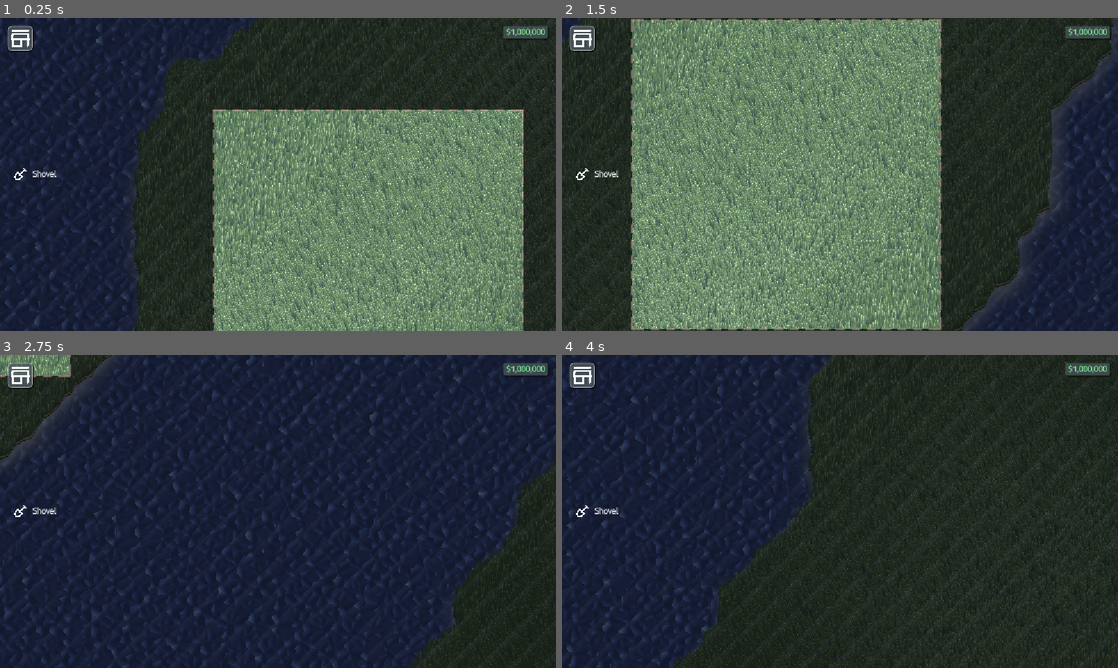
Above: before the commit, frames 1-4 (two rows, left to right).
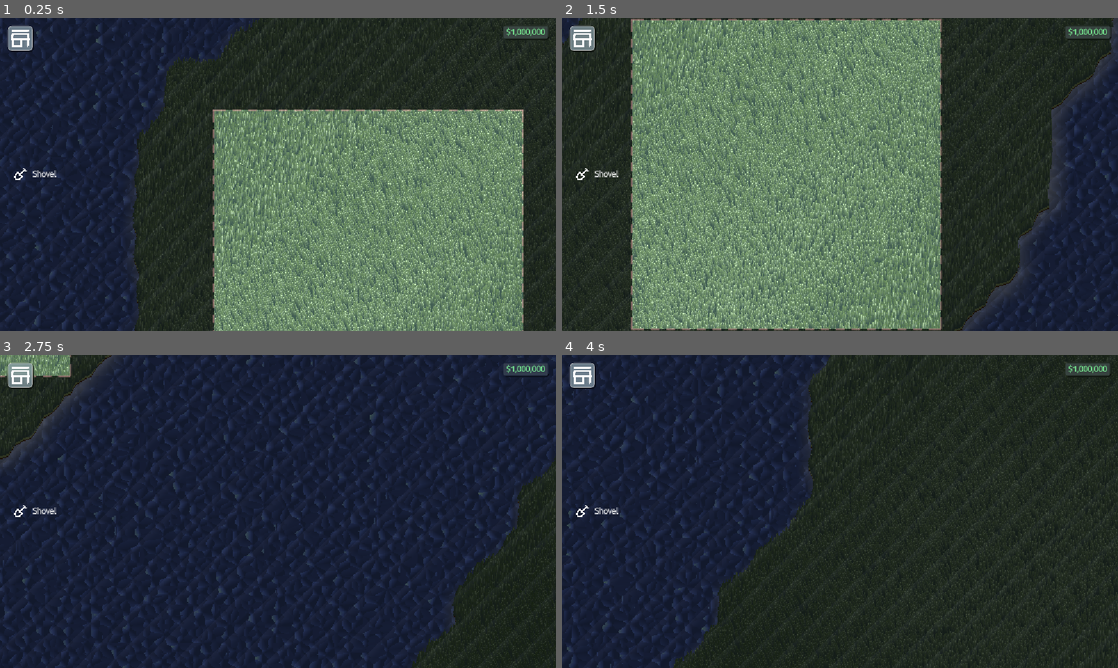
Above: after the commit, the same moments.

Repository: Glitch752/FarmAndFortune
Game: Godot game, scene res://scenes/Level.tscn
The game is run twice, just before and just after one commit, with the same random seed, the same clock (stepped at 60 frames per second) and the same inputs.
Inputs (mouse positions are in pixels of both pictures, inside the frame that each line leads up to):
- Up to frame 1 (0.25 s): no input
- Up to frame 2 (1.5 s): click (584, 36) at 0.52 s; tap Enter at 1.25 s; move the mouse to (962, 158) at 1.27 s; hold D (move_right) from 1.28 s (still down); tap Alt at 1.35 s
- Up to frame 3 (2.75 s): move the mouse to (166, 527) at 2.02 s; release D (move_right) at 2.03 s; hold S (move_down) from 2.03 s (still down); tap Shift at 2.1 s
- Up to frame 4 (4 s): move the mouse to (895, 442) at 2.77 s; release S (move_down) at 2.78 s; hold D (move_right) 2.78-3.53 s; tap Alt at 2.85 s; move the mouse to (812, 574) at 3.52 s; hold W (move_up) from 3.53 s (still down); tap Shift at 3.6 s

The runs differ from the first frame. In frame 1, 0.2% of the frame differs, in the area x 1-6%, y 2-11%; in frame 2, 0.2%; in frame 3, 0.2%, in the area x 1-97%, y 2-11%; in frame 4, 0.2%.

Commit message:
Better UI style components

Diff:
--- /dev/null
+++ b/graphics/glassblur.gdshader
@@ -0,0 +1,16 @@
+shader_type canvas_item;
+
+uniform sampler2D screen_texture : hint_screen_texture, filter_linear_mipmap;
+uniform float blur = 2.0;
+
+vec4 alpha_blend(vec4 base, vec4 overlay) {
+    float alpha = overlay.a;
+    return vec4(
+        mix(base.rgb, overlay.rgb, alpha),
+        max(base.a, overlay.a)
+    );
+}
+
+void fragment() {
+    COLOR = alpha_blend(texture(screen_texture, SCREEN_UV, blur), COLOR);
+}
--- a/scenes/LevelInterface.tscn
+++ b/scenes/LevelInterface.tscn
@@ -1,8 +1,9 @@
-[gd_scene load_steps=6 format=3 uid="uid://c7m6n2cj5286m"]
+[gd_scene load_steps=7 format=3 uid="uid://c7m6n2cj5286m"]
 
 [ext_resource type="Theme" uid="uid://chyuq11b71wpt" path="res://ui/uiTheme.tres" id="1_xdkid"]
+[ext_resource type="Material" uid="uid://4p2g18w6yasx" path="res://ui/panelBlur.tres" id="2_5idoe"]
 [ext_resource type="StyleBox" uid="uid://dwmkl21pqn0ad" path="res://ui/primaryPanel.tres" id="2_msvpg"]
-[ext_resource type="Texture2D" uid="uid://rbmahqeahnf6" path="res://ui/icons/store.png" id="3_msvpg"]
+[ext_resource type="PackedScene" uid="uid://bfttmmdwpwctf" path="res://ui/BlurButton.tscn" id="4_5idoe"]
 [ext_resource type="PackedScene" uid="uid://c0qm7ovj3aec4" path="res://ui/ToolButton.tscn" id="4_x080e"]
 
 [sub_resource type="LabelSettings" id="LabelSettings_xdkid"]
@@ -29,6 +30,7 @@
 grow_horizontal = 0
 
 [node name="PanelContainer" type="PanelContainer" parent="Stats"]
+material = ExtResource("2_5idoe")
 layout_mode = 2
 theme = ExtResource("1_xdkid")
 theme_override_styles/panel = ExtResource("2_msvpg")
@@ -45,12 +47,8 @@
 offset_right = 56.0
 offset_bottom = 56.0
 
-[node name="Button" type="Button" parent="Buttons"]
-custom_minimum_size = Vector2(52, 52)
+[node name="PanelContainer" parent="Buttons" instance=ExtResource("4_5idoe")]
 layout_mode = 2
-icon = ExtResource("3_msvpg")
-icon_alignment = 1
-expand_icon = true
 
 [node name="Tools" type="VBoxContainer" parent="."]
 layout_mode = 1
--- /dev/null
+++ b/ui/BlurButton.tscn
@@ -0,0 +1,25 @@
+[gd_scene load_steps=7 format=3 uid="uid://bfttmmdwpwctf"]
+
+[ext_resource type="Material" uid="uid://4p2g18w6yasx" path="res://ui/panelBlur.tres" id="1_7i3ss"]
+[ext_resource type="StyleBox" uid="uid://bdd81p0708w5t" path="res://ui/buttonPanelNormal.tres" id="2_1f8kp"]
+[ext_resource type="Script" uid="uid://c5yr5me0i4lbo" path="res://ui/blur_button.gd" id="3_1f8kp"]
+[ext_resource type="Texture2D" uid="uid://rbmahqeahnf6" path="res://ui/icons/store.png" id="3_mhnvl"]
+[ext_resource type="StyleBox" uid="uid://nuwutydgefr7" path="res://ui/buttonPanelHover.tres" id="4_n2mwi"]
+[ext_resource type="StyleBox" uid="uid://cixbw0a8bppr6" path="res://ui/buttonPanelPress.tres" id="5_bbolg"]
+
+[node name="BlurButton" type="PanelContainer"]
+editor_description = "needed because shaders on buttons don't work reliably or consistently - sometimes even accross Godot versions... Instead, we wrap the button in a panel container with the background and handle updating the used panel manually."
+material = ExtResource("1_7i3ss")
+theme_override_styles/panel = ExtResource("2_1f8kp")
+script = ExtResource("3_1f8kp")
+normal_style = ExtResource("2_1f8kp")
+hover_style = ExtResource("4_n2mwi")
+press_style = ExtResource("5_bbolg")
+
+[node name="Button" type="Button" parent="."]
+custom_minimum_size = Vector2(52, 52)
+layout_mode = 2
+icon = ExtResource("3_mhnvl")
+flat = true
+icon_alignment = 1
+expand_icon = true
--- /dev/null
+++ b/ui/blur_button.gd
@@ -0,0 +1,24 @@
+extends PanelContainer
+
+@export var normal_style: StyleBox
+@export var hover_style: StyleBox
+@export var press_style: StyleBox
+
+@onready var button: Button = $Button
+
+func _ready():
+    button.connect("mouse_entered", _update_style)
+    button.connect("mouse_exited", _update_style)
+    button.connect("pressed", _update_style)
+    button.connect("released", _update_style)
+    _update_style()
+
+func _update_style():
+    var style: StyleBox
+    if button.pressed:
+        style = press_style
+    elif button.is_hovered():
+        style = hover_style
+    else:
+        style = normal_style
+    add_theme_stylebox_override("panel", style)
--- a/ui/buttonPanelHover.tres
+++ b/ui/buttonPanelHover.tres
@@ -5,7 +5,7 @@
 content_margin_top = 0.0
 content_margin_right = 0.0
 content_margin_bottom = 0.0
-bg_color = Color(0.47559997, 0.54693997, 0.58, 0.7058824)
+bg_color = Color(0.47559997, 0.54519993, 0.58, 0.39215687)
 border_width_left = 2
 border_width_top = 2
 border_width_right = 2
--- a/ui/buttonPanelNormal.tres
+++ b/ui/buttonPanelNormal.tres
@@ -5,7 +5,7 @@
 content_margin_top = 0.0
 content_margin_right = 0.0
 content_margin_bottom = 0.0
-bg_color = Color(0.3936, 0.45264, 0.48, 0.61960787)
+bg_color = Color(0.39215687, 0.4509804, 0.47843137, 0.39215687)
 border_width_left = 2
 border_width_top = 2
 border_width_right = 2
--- /dev/null
+++ b/ui/panelBlur.tres
@@ -0,0 +1,7 @@
+[gd_resource type="ShaderMaterial" load_steps=2 format=3 uid="uid://4p2g18w6yasx"]
+
+[ext_resource type="Shader" uid="uid://coof3kxlypjxl" path="res://graphics/glassblur.gdshader" id="1_1v1pu"]
+
+[resource]
+shader = ExtResource("1_1v1pu")
+shader_parameter/blur = 2.0
--- a/ui/primaryPanel.tres
+++ b/ui/primaryPanel.tres
@@ -5,7 +5,7 @@
 content_margin_top = 4.0
 content_margin_right = 6.0
 content_margin_bottom = 4.0
-bg_color = Color(0.3608, 0.41492, 0.44, 0.61960787)
+bg_color = Color(0.3608, 0.41623998, 0.44, 0.39215687)
 border_blend = true
 corner_radius_top_left = 4
 corner_radius_top_right = 4
Not shown, added: graphics/glassblur.gdshader.uid
Not shown, added: ui/blur_button.gd.uid
